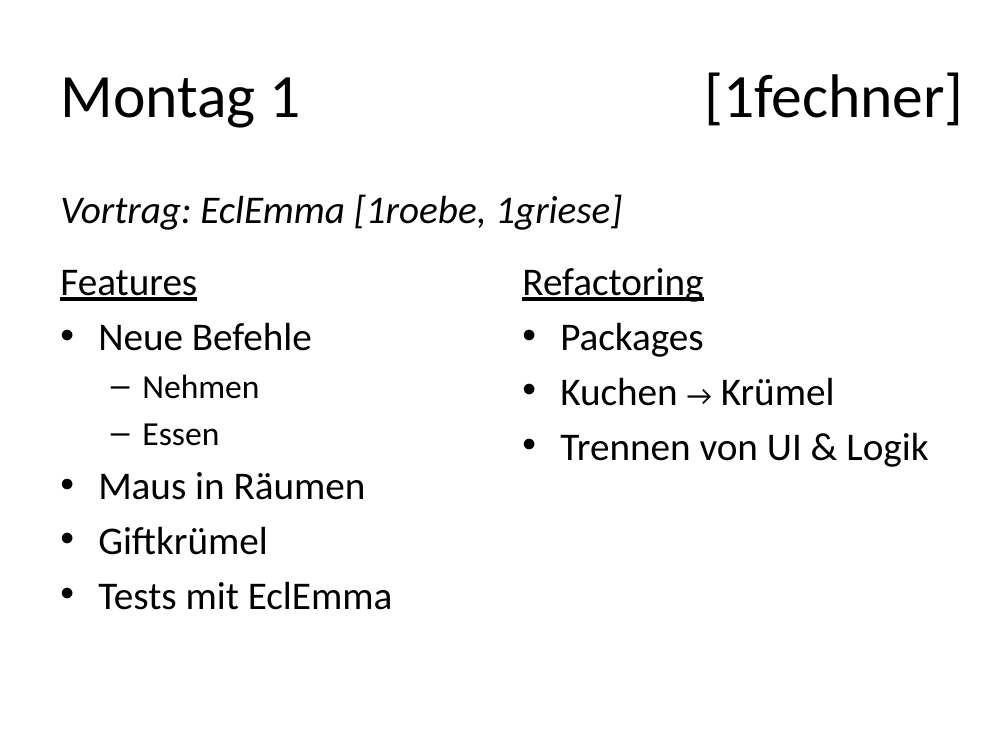
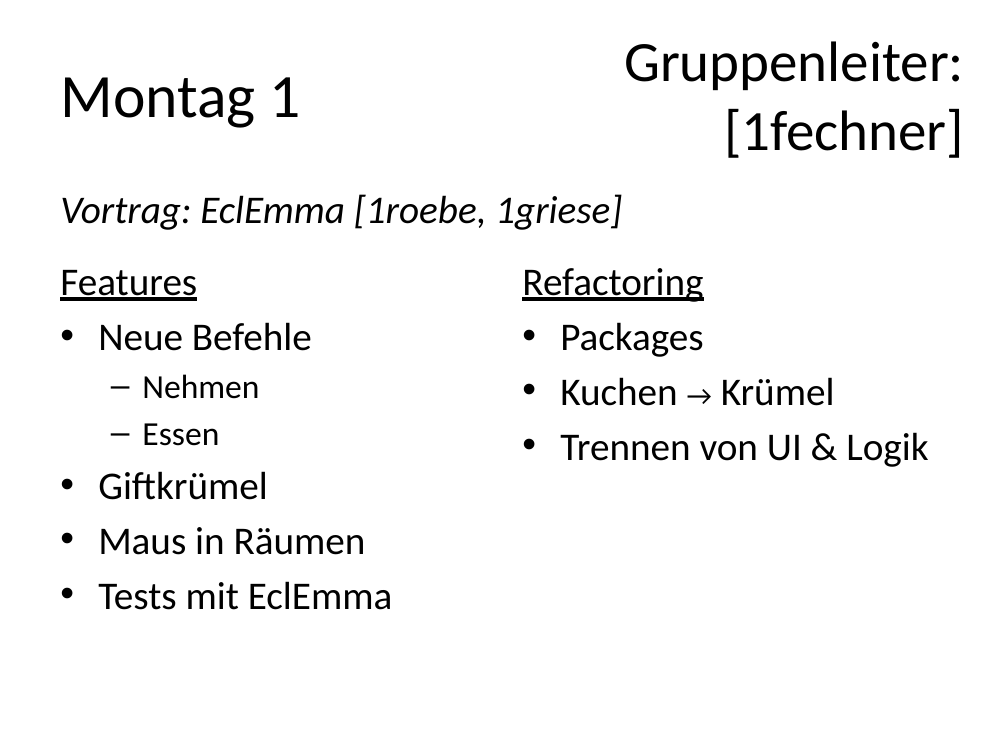
Before and after one commit to FlaShG/SEP12, a slide deck: slide 9 of vortraege/Präsentation_01.pptx (slide 3 before the commit). Drawn at 1008x756 pixels with LibreOffice and Linux fonts; fonts in the diff are those of the drawing. Boxes give left, top, right and bottom in pixels: in the first picture for what was removed or moved away, otherwise in the second. Text is boxed around its words. In the diff, an @@ line names an element or a change of style, - is before the commit and + after.

```diff
--- a/vortraege/Präsentation_01.pptx
+++ b/vortraege/Präsentation_01.pptx
@@ text at (624,41,964,91): paragraph added @@
+Gruppenleiter:
@@ text at (724,108,964,158): size 44 to 40.7 pt in "[1fechner]" @@
@@ text at (98,471,268,500): paragraph added @@
+• Giftkrümel
@@ text at (98,526,268,555): paragraph removed @@
-• Giftkrümel
```
Also in this commit, not shown: 9 other slides changed, 6 slides added, 1 other file.
